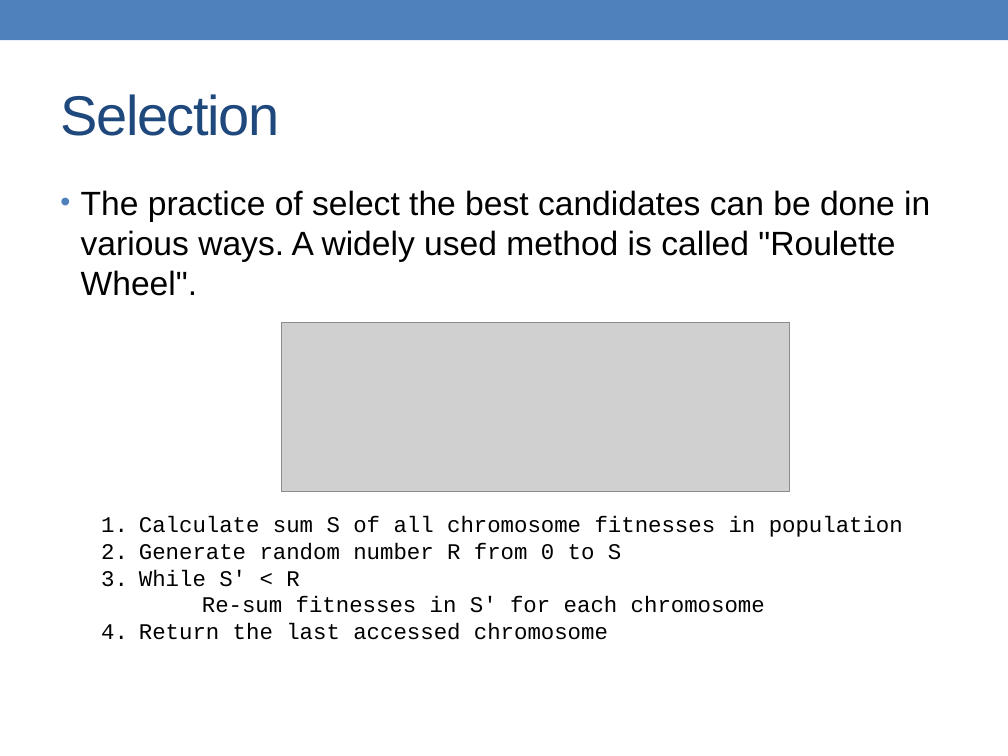
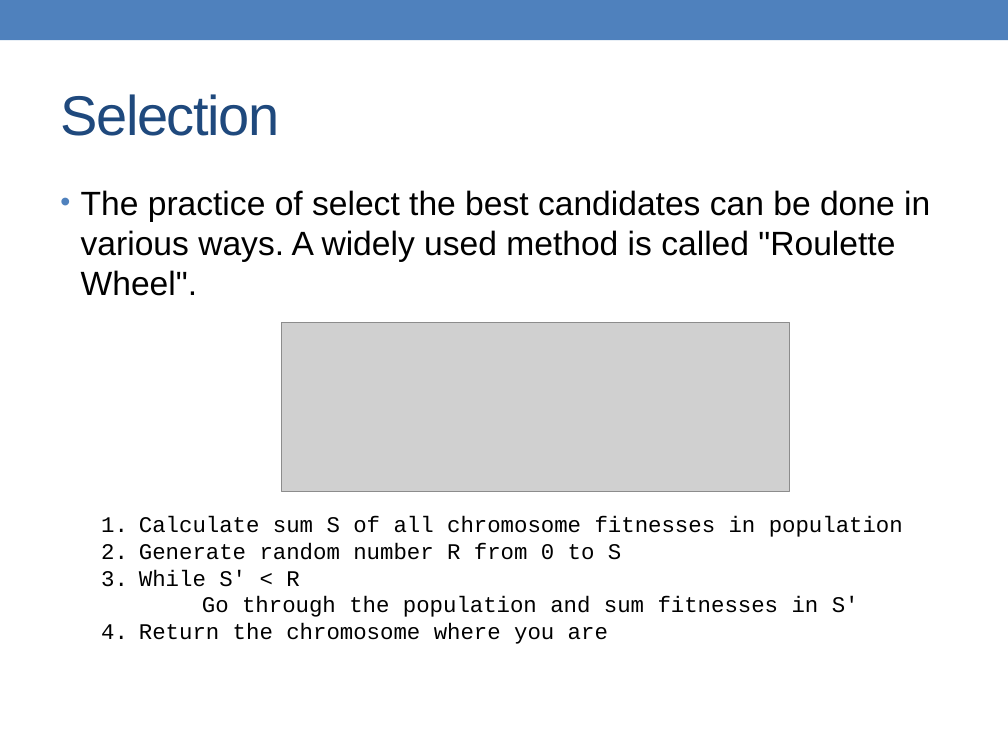
Before and after one commit to alessandrofrancesconi/carwin, a slide deck: slide 20 of presentation.pptx (slide 21 before the commit). Drawn at 1008x756 pixels with LibreOffice and Linux fonts; fonts in the diff are those of the drawing; grey boxes stand for pictures. Boxes give left, top, right and bottom in pixels: in the first picture for what was removed or moved away, otherwise in the second. Text is boxed around its words. In the diff, an @@ line names an element or a change of style, - is before the commit and + after.

Commit message:
Updated presentation

```diff
--- a/presentation.pptx
+++ b/presentation.pptx
@@ text at [139, 569, 859, 644]: text changed @@
-3. While S' < R
-   Re-sum fitnesses in S' for each chromosome
-4. Return the last accessed chromosome
+3. While S' < R
+   Go through the population and sum fitnesses in S'
+4. Return the chromosome where you are
```
Also in this commit, not shown: 2 other slides changed, 4 slides added, 2 slides removed, 24 other files.
